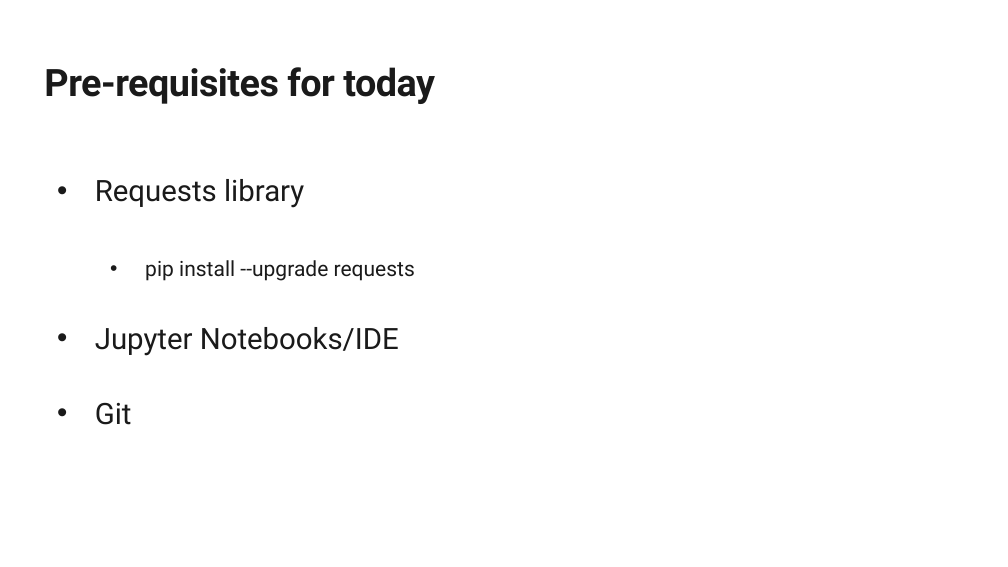
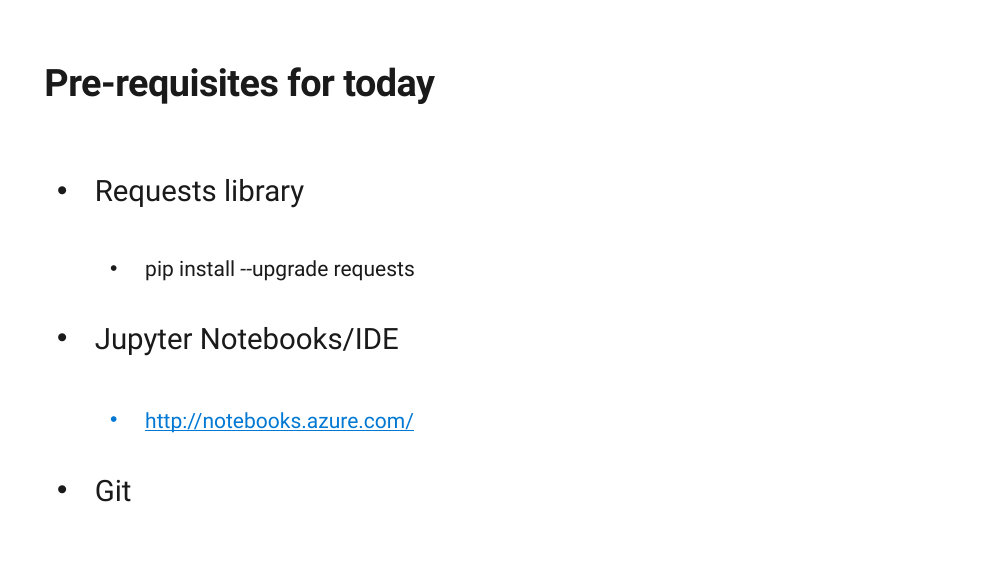
Before and after one commit to evelynluw/ucbazureworkshop, a slide deck: slide 6 of UC Berkeley Datathon Workshop.pptx. Drawn at 1008x567 pixels with LibreOffice and Linux fonts; fonts in the diff are those of the drawing; background and template pictures are left out. Boxes give left, top, right and bottom in pixels: in the first picture for what was removed or moved away, otherwise in the second. Text is boxed around its words. In the diff, an @@ line names an element or a change of style, - is before the commit and + after.

Commit message:
New link for ppt

```diff
--- a/UC Berkeley Datathon Workshop.pptx
+++ b/UC Berkeley Datathon Workshop.pptx
@@ text at bbox=[145, 412, 414, 433]: paragraph added @@
+  • http://notebooks.azure.com/
```
